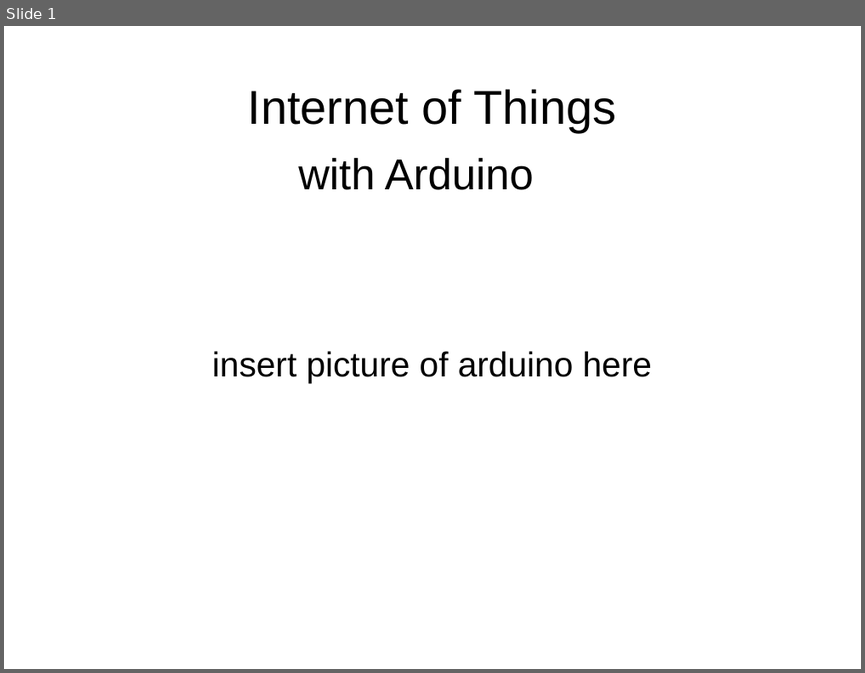
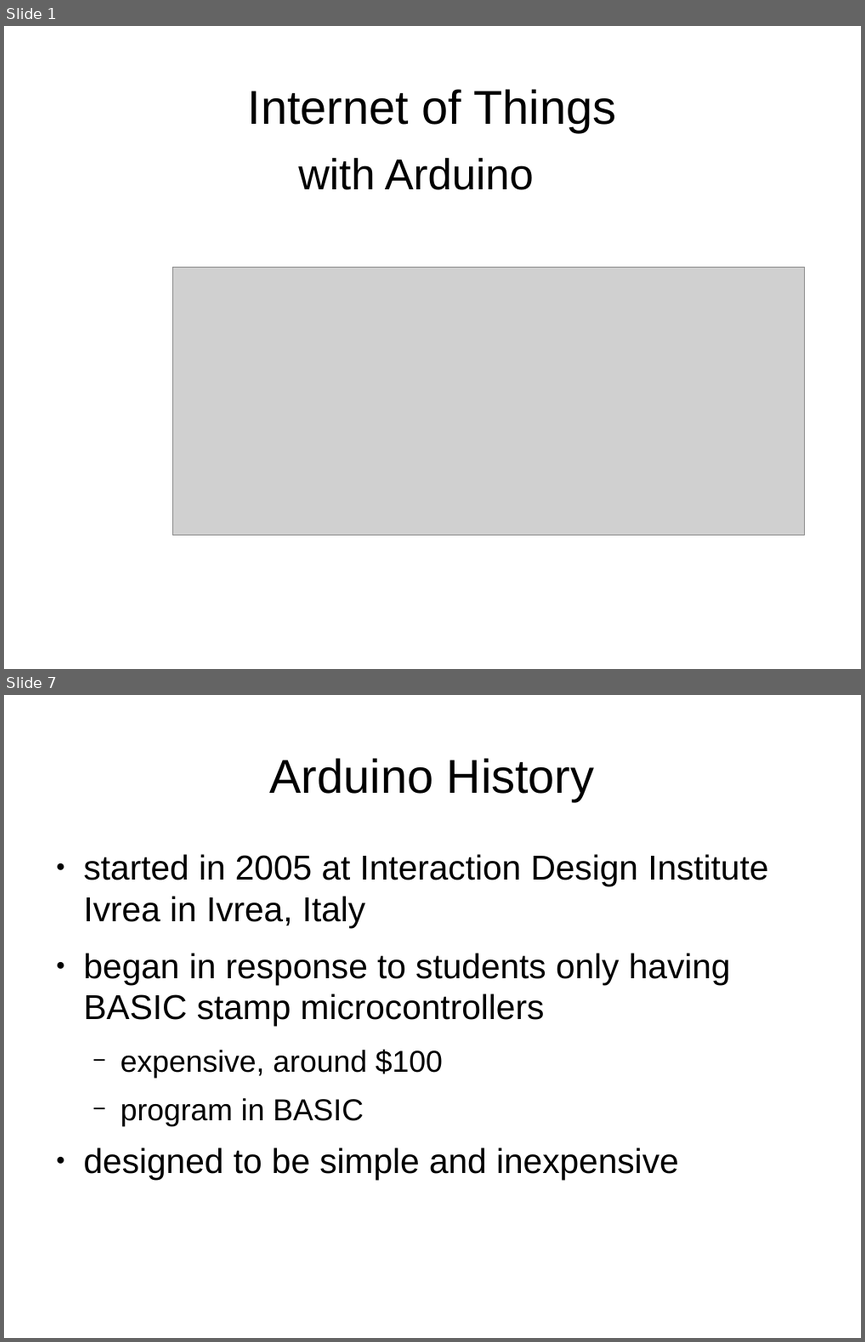
Before and after one commit to jasonmfehr/jug-arduino, a slide deck: presentation/Illnois_JUG_2014_09_09.odp. Shown one above the other, each under a label of ours: slide 1 before the commit, slides 1 and 7 after it; the slides between them are not shown. The pictures are 865x673 and 865x1342 pixels, drawn with LibreOffice and Linux fonts; fonts in the diff are those of the drawing; grey boxes stand for pictures. Boxes give left, top, right and bottom in pixels: in the first picture for what was removed or moved away, otherwise in the second. Text is boxed around its words. In the diff, an @@ line names an element or a change of style, - is before the commit and + after.

```diff
--- a/presentation/Illnois_JUG_2014_09_09.odp
+++ b/presentation/Illnois_JUG_2014_09_09.odp
@@ slide 7 added at (4, 695, 861, 1338), background #FFFFFF @@
@@ title added at (270, 758, 595, 801), 44 pt, text #000000 @@
+Arduino History
@@ text added at (84, 854, 768, 1179), 32 pt, text #000000 @@
+● started in 2005 at Interaction Design Institute Ivrea in Ivrea, Italy
+● began in response to students only having BASIC stamp microcontrollers
+  − expensive, around $100
+  − program in BASIC
+● designed to be simple and inexpensive
@@ slide 1 changed as well @@
@@ picture added at (172, 267, 805, 534) @@
@@ subtitle removed at (212, 351, 652, 383) @@
-insert picture of arduino here
```
Also in this commit, not shown: 10 other slides added.
